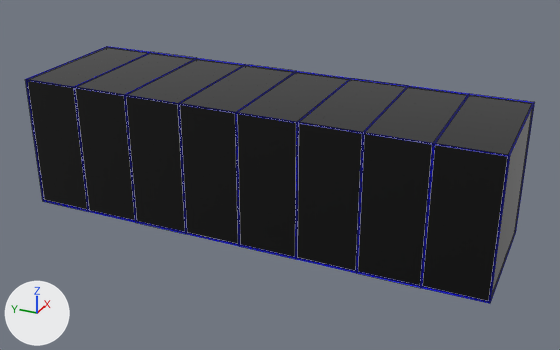
The OBJ model src/mesh/building06.obj, before and after one commit.
Rendered twice from a 50 mm lens placed at (-9.55, -3.97, 5.49), pointed at (-0.04, 0.31, 0.74). Arrows for +X, +Y and +Z are at lower left; the lights stay in place. Mesh edges are drawn as thin lines. Where no turn or scale is listed for an object, it has been applied to the vertices.
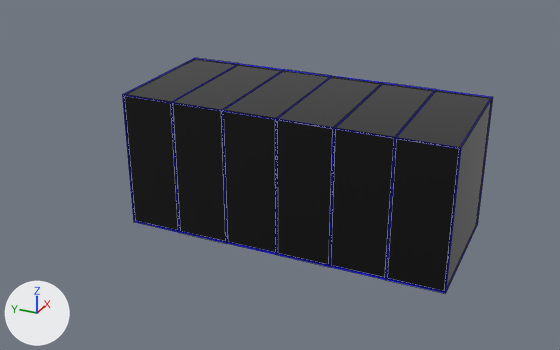
Changed parts and their boxes [x1, y1, x2, y2] in the pictures (560 x 350 px; the box of a moved part takes in the faces that stretch with it):
'Cube.005', reshaped (27% narrower, 8% shorter): before [26, 46, 535, 304]; after [122, 58, 493, 294]
part 1 of me_cube_005, rebuilt (27% narrower, 9% shorter): before [27, 47, 533, 301]; after [124, 59, 492, 291]
part 2 of me_cube_005, moved or reshaped: before [26, 46, 535, 304]; after [122, 58, 493, 294]

The change, as a diff of the scene's bpy script:
```diff
--- a/src/mesh/building06.obj.py
+++ b/src/mesh/building06.obj.py
@@ me_cube_005 @@
 # used by ob_cube_005; location = (0.0, 0.0, 0.0)
-me_cube_005.from_pydata(...)  # 244 vertices, 306 faces; spans x -1.01..1.01, y -3.01..4.01, z -0.01..2.01
+me_cube_005.from_pydata(...)  # 188 vertices, 234 faces; spans x -1.01..1.01, y -2.45..2.29, z -0.01..2.01
+# me_cube_005 part 1: the loose piece of 36 vertices spanning x -1.0..1.0, y -3.0..4.0, z 0.0..2.0 is rebuilt with 28 vertices and now spans x -1.0..1.0, y -2.44..2.28, z 0.0..2.0
+# me_cube_005 part 2: 200 vertices removed from x -1.01..1.01, y -3.01..4.01, z -0.01..2.01; 152 vertices added at x -1.01..1.01, y -2.45..2.29, z -0.01..2.01
 me_cube_005.materials.append(mat_material_001)
```
